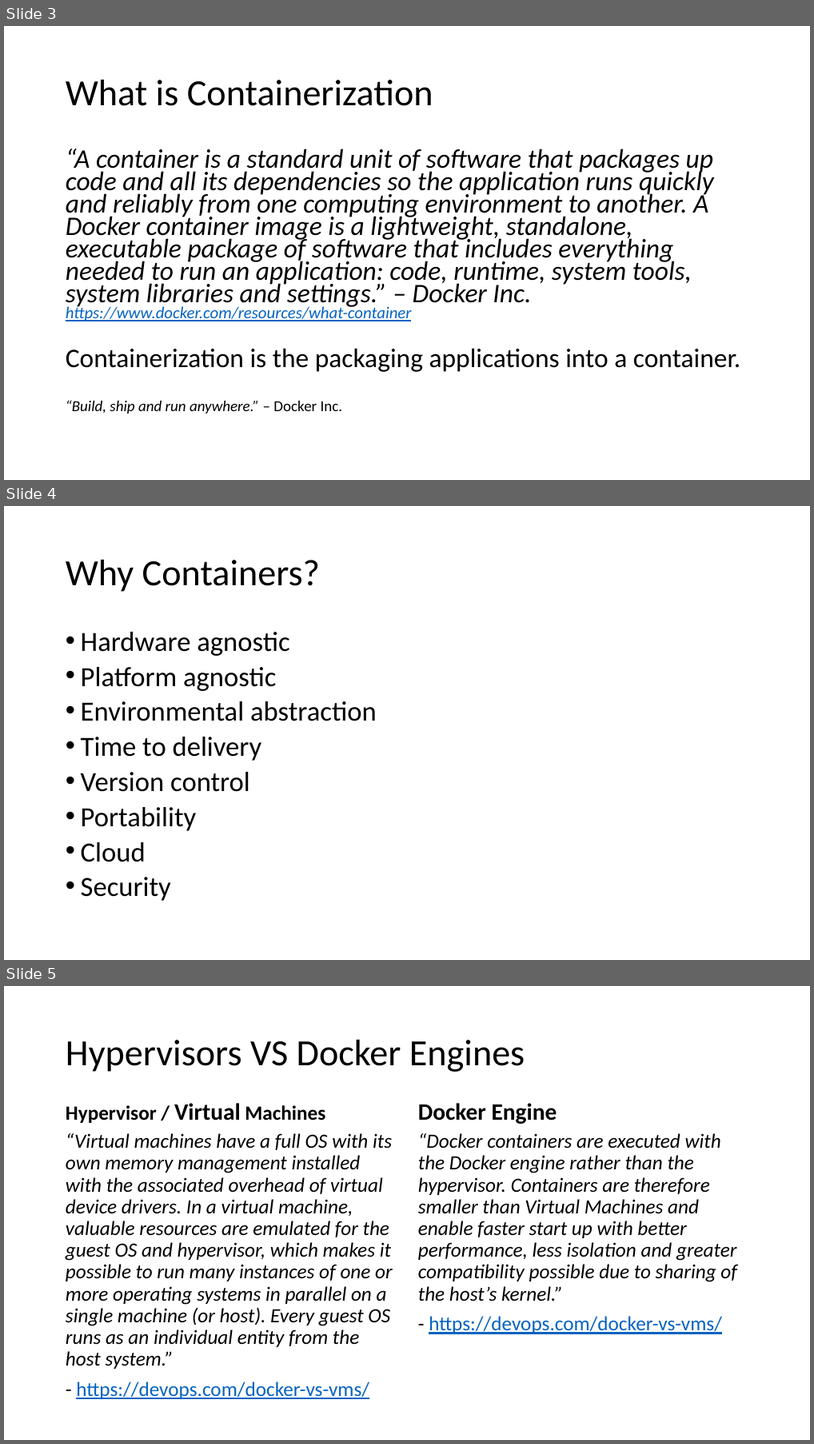
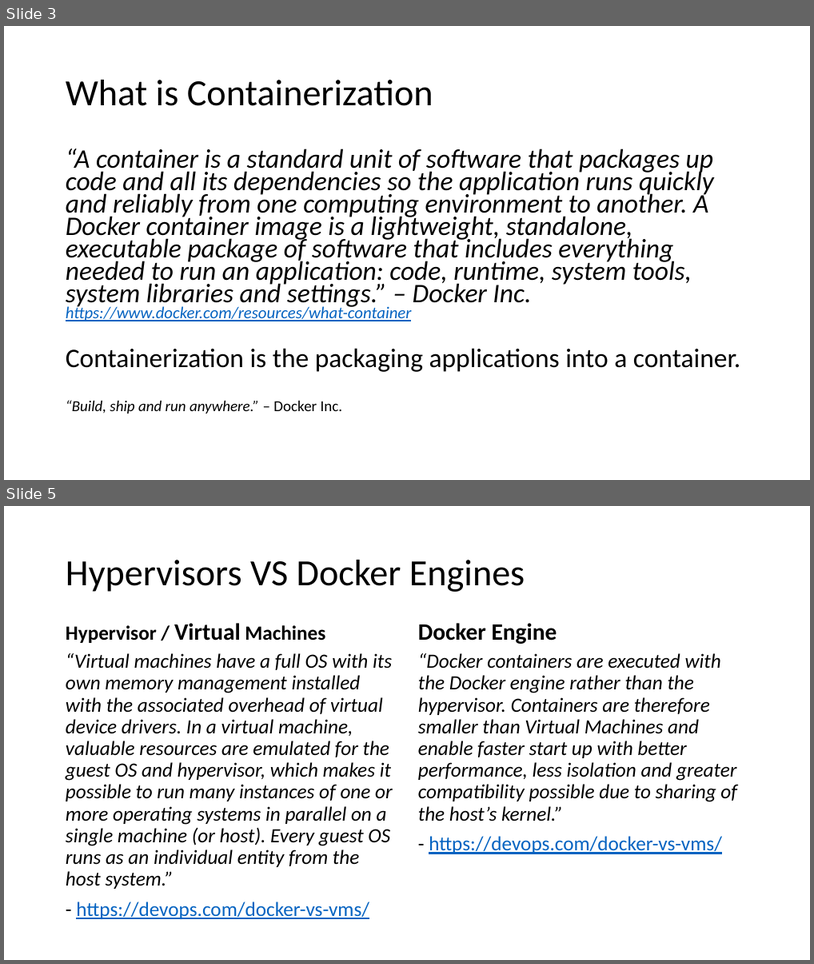
Before and after one commit to jhuopensource/meandemo, a slide deck: Containerization.pptx. Shown one above the other, each under a label of ours: slides 3, 4 and 5 before the commit, slides 3 and 5 after it; the slides between them are not shown. The pictures are 814x1444 and 814x964 pixels, drawn with LibreOffice and Linux fonts; fonts in the diff are those of the drawing. Boxes give left, top, right and bottom in pixels: in the first picture for what was removed or moved away, otherwise in the second. Text is boxed around its words. In the diff, an @@ line names an element or a change of style, - is before the commit and + after.

```diff
--- a/Containerization.pptx
+++ b/Containerization.pptx
@@ slide 4 removed at box(4, 506, 810, 960), background #FFFFFF @@
@@ title removed at box(66, 560, 320, 592) @@
-Why Containers?
@@ text removed at box(81, 632, 377, 900) @@
-• Hardware agnostic
-• Platform agnostic
-• Environmental abstraction
-• Time to delivery
-• Version control
-• Portability
-• Cloud
-• Security
```
Also in this commit, not shown: 1 slide changed, 2 slides added, 1 other file.
